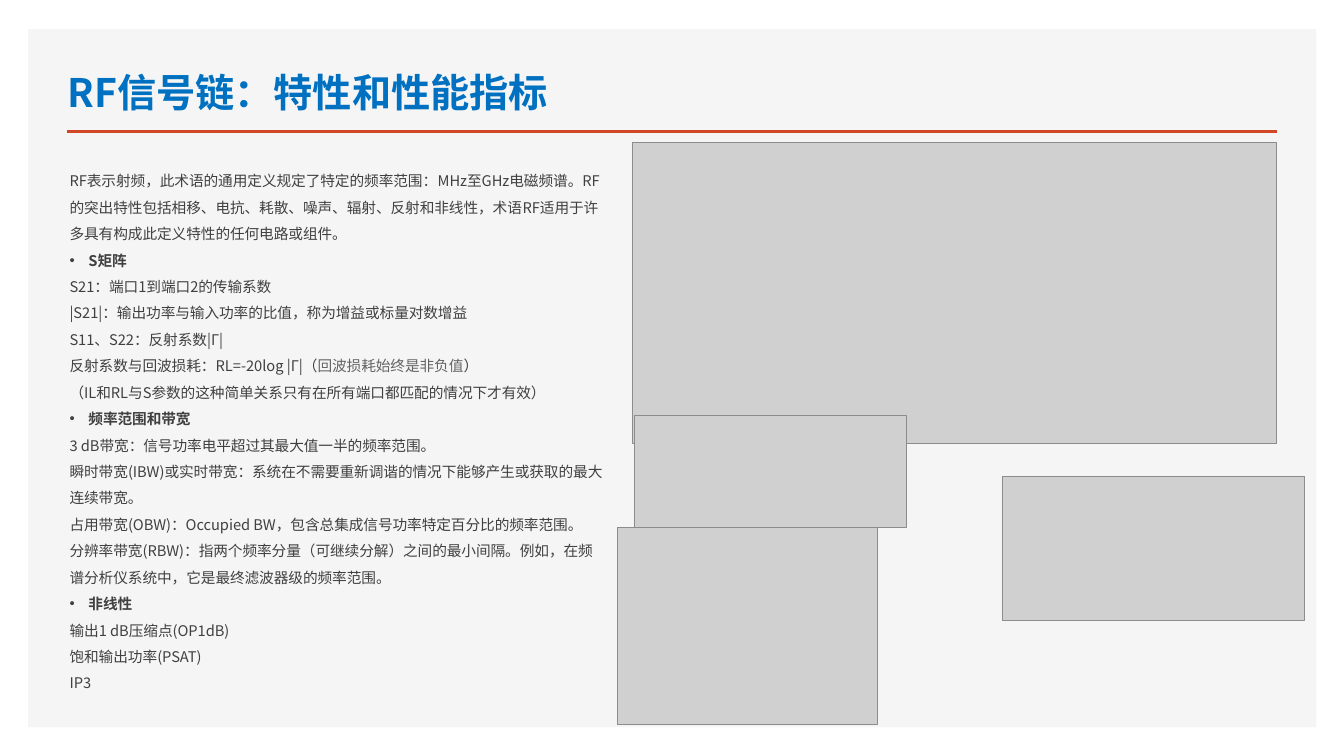
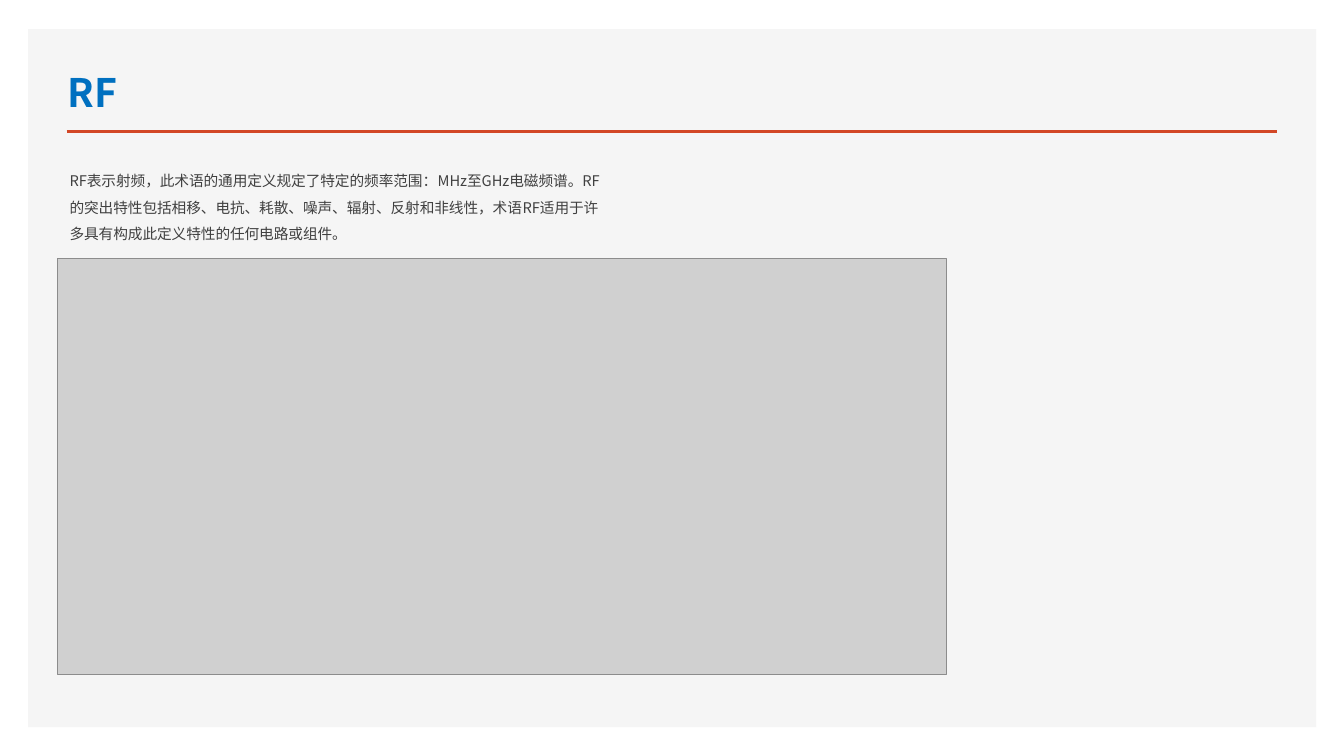
Before and after one commit to eliuwei/eliuwei.github.io, a slide deck: slide 1 of HARDWARE/01 射频/01 射频基本概念/射频基本概念总结.pptx. Drawn at 1344x756 pixels with LibreOffice and Linux fonts; fonts in the diff are those of the drawing; grey boxes stand for pictures. Boxes give left, top, right and bottom in pixels: in the first picture for what was removed or moved away, otherwise in the second. Text is boxed around its words. In the diff, an @@ line names an element or a change of style, - is before the commit and + after.

```diff
--- a/HARDWARE/01 射频/01 射频基本概念/射频基本概念总结.pptx
+++ b/HARDWARE/01 射频/01 射频基本概念/射频基本概念总结.pptx
@@ title at (x1=68, y1=78, x2=118, y2=107): text changed @@
-RF信号链：特性和性能指标
+RF
@@ picture resized from (x1=633, y1=142, x2=1277, y2=444) to (x1=57, y1=259, x2=947, y2=675) @@
@@ text at (x1=70, y1=253, x2=603, y2=688): paragraphs removed @@
-• S矩阵
-S21：端口1到端口2的传输系数
-|S21|：输出功率与输入功率的比值，称为增益或标量对数增益
-S11、S22：反射系数|Γ|
-反射系数与回波损耗：RL=-20log |Γ|（回波损耗始终是非负值）
-（IL和RL与S参数的这种简单关系只有在所有端口都匹配的情况下才有效）
-• 频率范围和带宽
-3 dB带宽：信号功率电平超过其最大值一半的频率范围。
-瞬时带宽(IBW)或实时带宽：系统在不需要重新调谐的情况下能够产生或获取的最大连续带宽。
-占用带宽(OBW)：Occupied BW，包含总集成信号功率特定百分比的频率范围。
-分辨率带宽(RBW)：指两个频率分量（可继续分解）之间的最小间隔。例如，在频谱分析仪系统中，它是最终滤波器级的频率范围。
-• 非线性
-输出1 dB压缩点(OP1dB)
-饱和输出功率(PSAT)
-IP3
@@ picture removed at (x1=635, y1=415, x2=906, y2=527) @@
@@ picture removed at (x1=1002, y1=477, x2=1305, y2=621) @@
@@ picture removed at (x1=617, y1=528, x2=877, y2=725) @@
```
Also in this commit, not shown: 1 other slide changed, 4 slides added, 3 slides removed, 2 other files.
